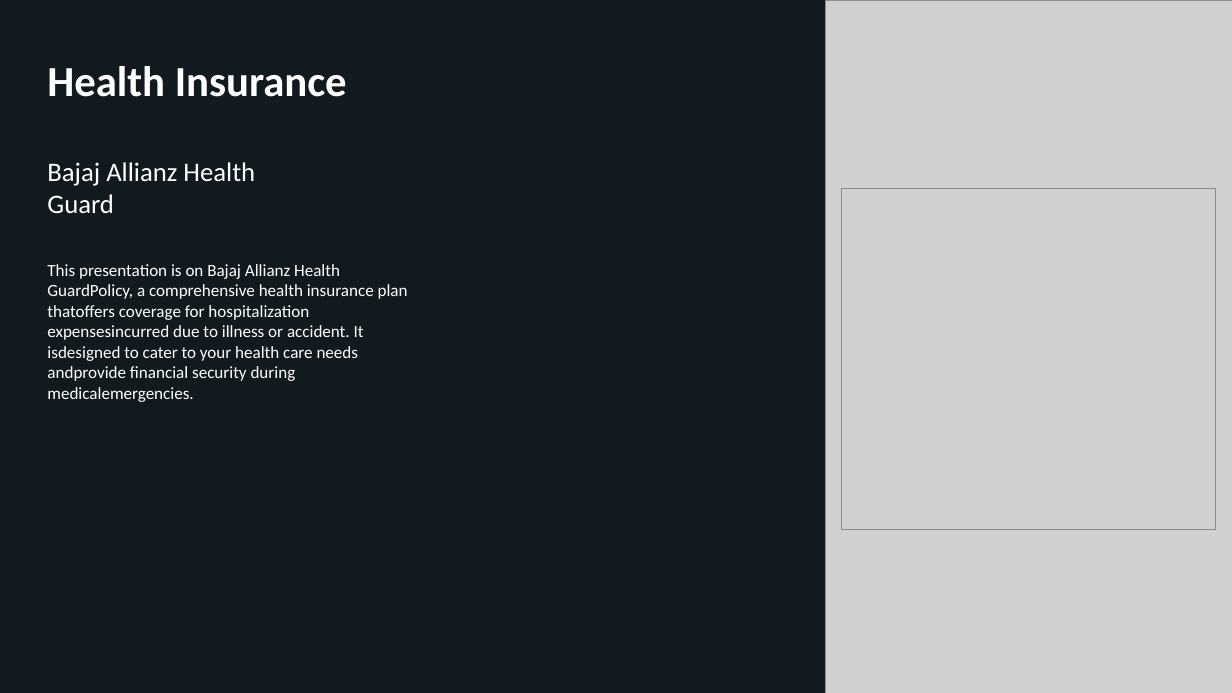
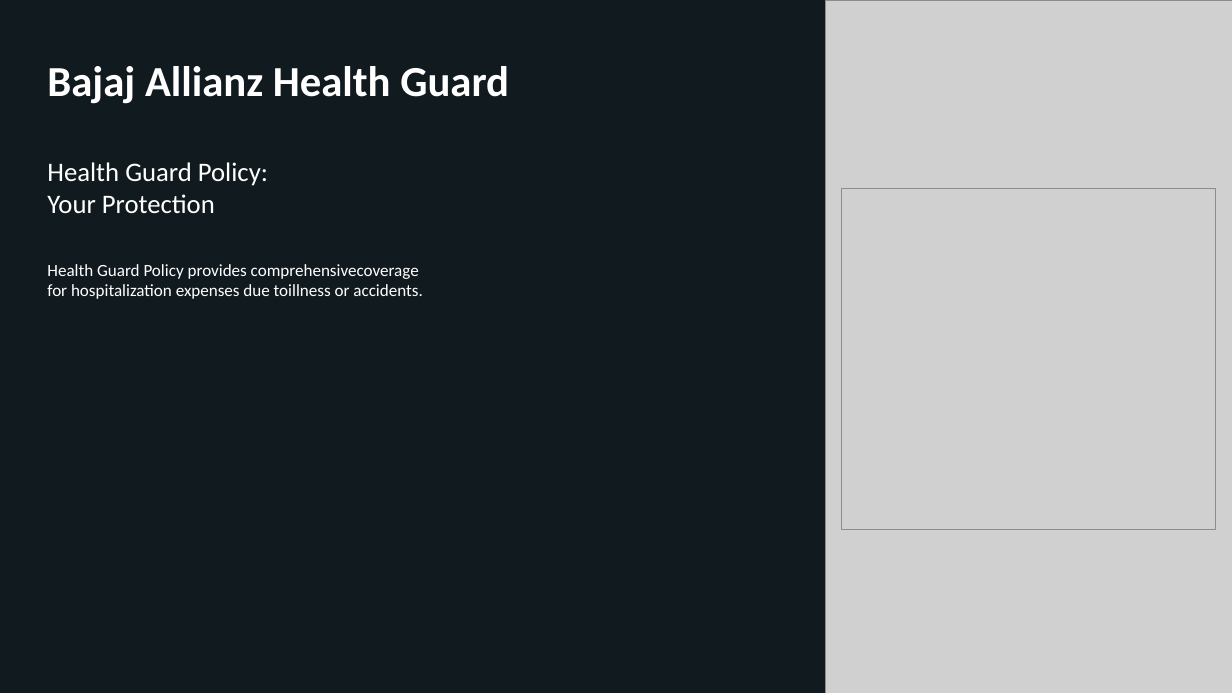
Before and after one commit to KarthikAvinash/Content-ppt-video-generator, a slide deck: slide 1 of updated_presentation.pptx. Drawn at 1232x693 pixels with LibreOffice and Linux fonts; fonts in the diff are those of the drawing; grey boxes stand for pictures; background and template pictures are left out; a plain dark background stands for a picture behind light text. Boxes give left, top, right and bottom in pixels: in the first picture for what was removed or moved away, otherwise in the second. Text is boxed around its words. In the diff, an @@ line names an element or a change of style, - is before the commit and + after.

```diff
--- a/updated_presentation.pptx
+++ b/updated_presentation.pptx
@@ text at (47,66,509,104): text changed @@
-Health Insurance
+Bajaj Allianz Health Guard
@@ text at (47,162,268,214): text changed @@
-Bajaj Allianz Health Guard
+Health Guard Policy: Your Protection
@@ text at (47,264,422,299): text changed @@
-This presentation is on Bajaj Allianz Health GuardPolicy, a comprehensive health insurance plan thatoffers coverage for hospitalization expensesincurred due to illness or accident. It isdesigned to cater to your health care needs andprovide financial security during medicalemergencies.
+Health Guard Policy provides comprehensivecoverage for hospitalization expenses due toillness or accidents.
```
Also in this commit, not shown: 2 other slides changed, 2 other files.
